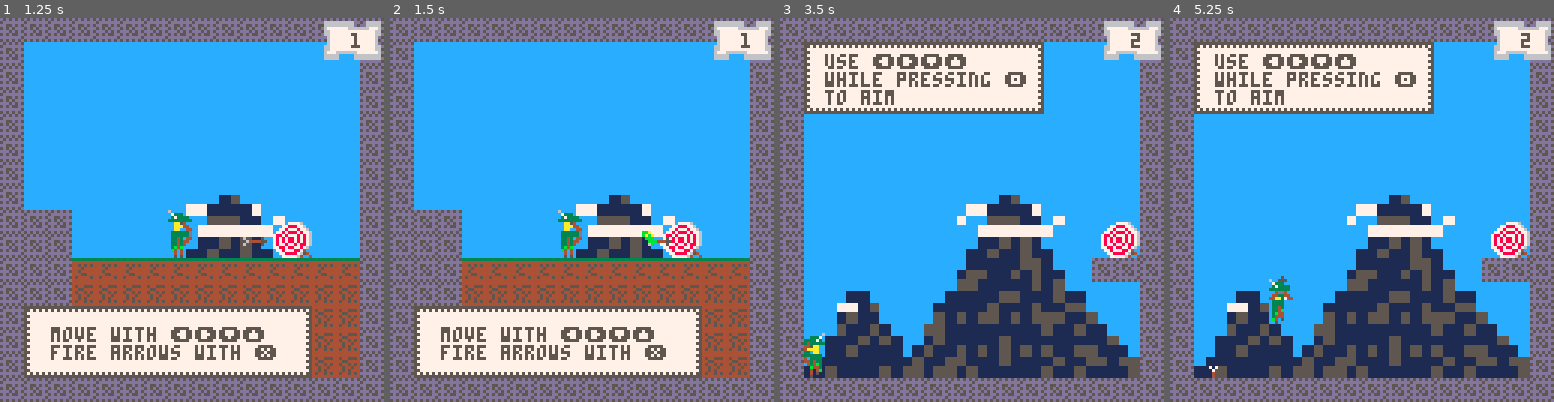
Above: before the commit, frames 1-4 (left to right).
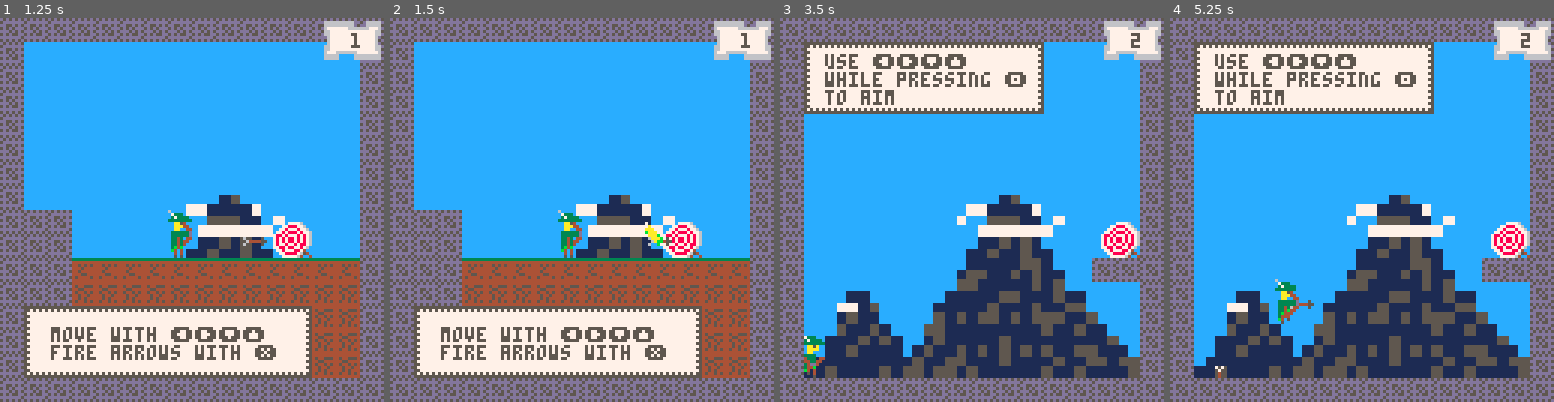
Above: after the commit, the same moments.

Repository: tupini07/games
Game: PICO-8 cartridge marksman-p/marksman.p8
Two runs of this game, one before a commit and one after it. Both use one fixed random seed, a clock stepped at 60 frames per second and the inputs below.
Inputs:
- Up to frame 1 (1.25 s): tap X (X key) at 0.33, 1.07 s; tap O (Z key) at 0.7 s
- Up to frame 2 (1.5 s): no input
- Up to frame 3 (3.5 s): hold Right 1.6-2.1 s; tap O (Z key) every 0.4 s from 1.7 to 3.3 s; tap X (X key) at 1.85, 2.97 s; hold Up 2.15-2.42 s; hold Right 2.47-3.03 s; hold Left from 3.08 s (still down)
- Up to frame 4 (5.25 s): release Left at 3.58 s; hold Down 3.63-3.97 s; tap O (Z key) every 0.4 s from 3.7 to 4.9 s; hold Right 4.02-4.68 s; tap X (X key) at 4.08, 5.2 s; hold Up 4.73-5.03 s; hold Left from 5.08 s (still down)

Frame 1 is identical in both runs. In frame 2, 0.2% of the frame differs, in the area x 65-72%, y 53-60%; in frame 3, 0.3%; in frame 4, 0.7%, in the area x 10-38%, y 67-94%.

Commit message:
some sfx

Diff:
--- a/marksman-p/marksman.p8
+++ b/marksman-p/marksman.p8
@@ -825,6 +825,7 @@
     if is_player_on_ground() then
         if PLAYER.is_jumping then
             -- then we're landing
+            sfx(4)
             for _ = 1, 5 do
                 local displacement = rnd(4) - 4
                 particles.make_particle(PLAYER.x + 4 + displacement,
@@ -855,6 +856,7 @@
                                  resolved_player_collider,
                                  spike_resolved_collider)
         if is_colliding then
+            sfx(2)
             -- draw puff particles, smoke and fire
             for _ = 1, 25 do
                 local px = PLAYER.x + flr(rnd(8))
@@ -882,10 +884,14 @@
 local function change_bow_direction()
     if btn(4) then
         PLAYER.changing_bow_dir = true
-        local left = btn(0)
-        local right = btn(1)
-        local up = btn(2)
-        local down = btn(3)
+        local left = btnp(0)
+        local right = btnp(1)
+        local up = btnp(2)
+        local down = btnp(3)
+
+        if up or left or down or right then
+            sfx(5)
+        end
 
         -- first check corners
         -- see bow.lua for map of directions
@@ -934,6 +940,7 @@
     else
         if GLOBAL_TIMER % 6 == 0 then
             player_stepping_anim_left_foot = not player_stepping_anim_left_foot
+            sfx(3)
         end
         if player_stepping_anim_left_foot then
             draw_pl_sprite(64)
@@ -1157,11 +1164,12 @@
 --- @param a Arrow
 local function make_bullseye_colission_dust(a)
     local cv = get_collision_vec(a)
-    for _ = 1, 8 do
+    for _ = 1, 10 do
         local displacement = rnd(4) - 4
+        local x_speed = -a.dx * 0.05
+        local y_speed = -a.dy * 0.1 - rnd(0.2)
         particles.make_particle(cv.x + displacement, cv.y + displacement,
-                                -a.dx * 0.1, -a.dy * 0.1, 0, 1,
-                                rnd({7, 10, 11}), 7)
+                                x_speed, y_speed, 0, 1, rnd({7, 10, 11}), 7)
     end
 end
 
--- a/marksman-p/src/entities/arrow.lua
+++ b/marksman-p/src/entities/arrow.lua
@@ -124,11 +124,12 @@
 --- @param a Arrow
 local function make_bullseye_colission_dust(a)
     local cv = get_collision_vec(a)
-    for _ = 1, 8 do
+    for _ = 1, 10 do
         local displacement = rnd(4) - 4
+        local x_speed = -a.dx * 0.05
+        local y_speed = -a.dy * 0.1 - rnd(0.2)
         particles.make_particle(cv.x + displacement, cv.y + displacement,
-                                -a.dx * 0.1, -a.dy * 0.1, 0, 1,
-                                rnd({7, 10, 11}), 7)
+                                x_speed, y_speed, 0, 1, rnd({7, 10, 11}), 7)
     end
 end
 
--- a/marksman-p/src/entities/player.lua
+++ b/marksman-p/src/entities/player.lua
@@ -75,6 +75,7 @@
     if is_player_on_ground() then
         if PLAYER.is_jumping then
             -- then we're landing
+            sfx(4)
             for _ = 1, 5 do
                 local displacement = rnd(4) - 4
                 particles.make_particle(PLAYER.x + 4 + displacement,
@@ -105,6 +106,7 @@
                                  resolved_player_collider,
                                  spike_resolved_collider)
         if is_colliding then
+            sfx(2)
             -- draw puff particles, smoke and fire
             for _ = 1, 25 do
                 local px = PLAYER.x + flr(rnd(8))
@@ -132,10 +134,14 @@
 local function change_bow_direction()
     if btn(4) then
         PLAYER.changing_bow_dir = true
-        local left = btn(0)
-        local right = btn(1)
-        local up = btn(2)
-        local down = btn(3)
+        local left = btnp(0)
+        local right = btnp(1)
+        local up = btnp(2)
+        local down = btnp(3)
+
+        if up or left or down or right then
+            sfx(5)
+        end
 
         -- first check corners
         -- see bow.lua for map of directions
@@ -184,6 +190,7 @@
     else
         if GLOBAL_TIMER % 6 == 0 then
             player_stepping_anim_left_foot = not player_stepping_anim_left_foot
+            sfx(3)
         end
         if player_stepping_anim_left_foot then
             draw_pl_sprite(64)
Not shown, changed: the sound effects (__sfx__) section of marksman-p/marksman.p8
